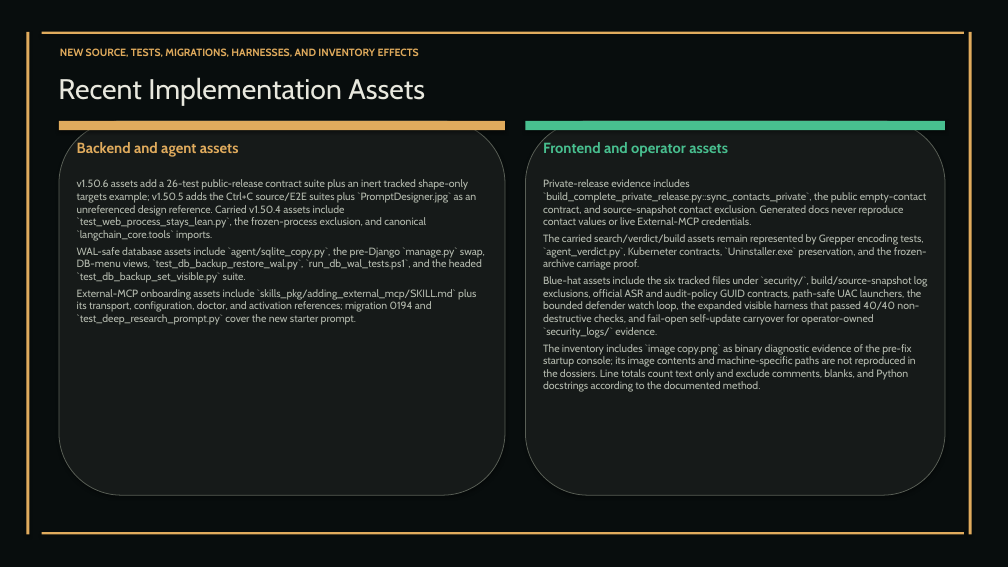
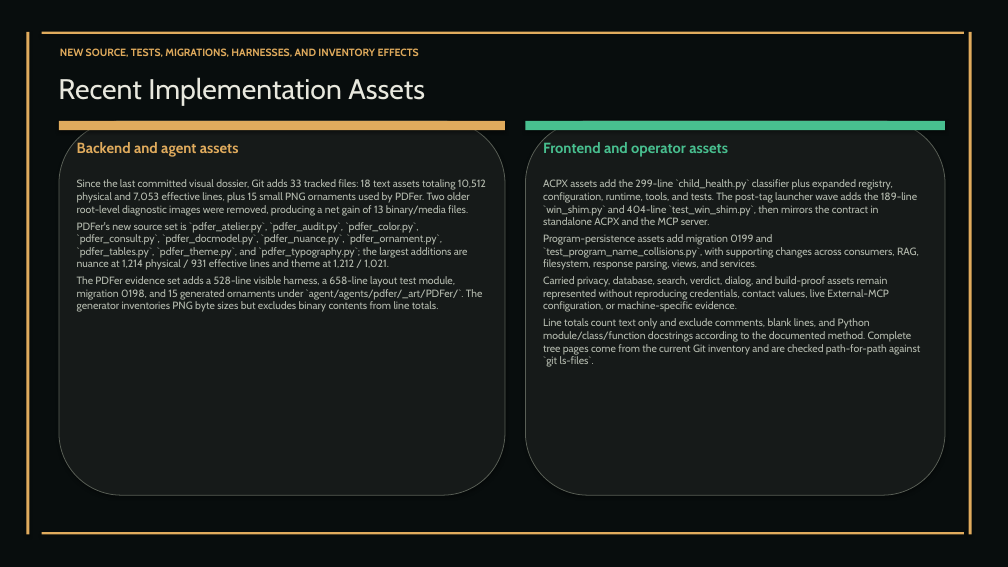
Before and after one commit to XAIHT/Tlamatini, a slide deck: slide 36 of Tlamatini_eXtended_Artificial_Intelligence_Humanly_Tempered.pptx. Drawn at 1008x567 pixels with LibreOffice and Linux fonts; fonts in the diff are those of the drawing. Boxes give left, top, right and bottom in pixels: in the first picture for what was removed or moved away, otherwise in the second. Text is boxed around its words. In the diff, an @@ line names an element or a change of style, - is before the commit and + after.

Commit message:
Updating visual and non-visual documentation, by Tlamatini's-AutoBot.

```diff
--- a/Tlamatini_eXtended_Artificial_Intelligence_Humanly_Tempered.pptx
+++ b/Tlamatini_eXtended_Artificial_Intelligence_Humanly_Tempered.pptx
@@ text at [77, 179, 486, 312]: text changed @@
-v1.50.6 assets add a 26-test public-release contract suite plus an inert tracked shape-only targets example; v1.50.5 adds the Ctrl+C source/E2E suites plus `PromptDesigner.jpg` as an unreferenced design reference. Carried v1.50.4 assets include `test_web_process_stays_lean.py`, the frozen-process exclusion, and canonical `langchain_core.tools` imports.
-WAL-safe database assets include `agent/sqlite_copy.py`, the pre-Django `manage.py` swap, DB-menu views, `test_db_backup_restore_wal.py`, `run_db_wal_tests.ps1`, and the headed `test_db_backup_set_visible.py` suite.
-External-MCP onboarding assets include `skills_pkg/adding_external_mcp/SKILL.md` plus its transport, configuration, doctor, and activation references; migration 0194 and `test_deep_research_prompt.py` cover the new starter prompt.
+Since the last committed visual dossier, Git adds 33 tracked files: 18 text assets totaling 10,512 physical and 7,053 effective lines, plus 15 small PNG ornaments used by PDFer. Two older root-level diagnostic images were removed, producing a net gain of 13 binary/media files.
+PDFer's new source set is `pdfer_atelier.py`, `pdfer_audit.py`, `pdfer_color.py`, `pdfer_consult.py`, `pdfer_docmodel.py`, `pdfer_nuance.py`, `pdfer_ornament.py`, `pdfer_tables.py`, `pdfer_theme.py`, and `pdfer_typography.py`; the largest additions are nuance at 1,214 physical / 931 effective lines and theme at 1,212 / 1,021.
+The PDFer evidence set adds a 528-line visible harness, a 658-line layout test module, migration 0198, and 15 generated ornaments under `agent/agents/pdfer/_art/PDFer/`. The generator inventories PNG byte sizes but excludes binary contents from line totals.
@@ text at [543, 179, 920, 367]: text changed @@
-Private-release evidence includes `build_complete_private_release.py::sync_contacts_private`, the public empty-contact contract, and source-snapshot contact exclusion. Generated docs never reproduce contact values or live External-MCP credentials.
-The carried search/verdict/build assets remain represented by Grepper encoding tests, `agent_verdict.py`, Kuberneter contracts, `Uninstaller.exe` preservation, and the frozen-archive carriage proof.
-Blue-hat assets include the six tracked files under `security/`, build/source-snapshot log exclusions, official ASR and audit-policy GUID contracts, path-safe UAC launchers, the bounded defender watch loop, the expanded visible harness that passed 40/40 non-destructive checks, and fail-open self-update carryover for operator-owned `security_logs/` evidence.
-The inventory includes `image copy.png` as binary diagnostic evidence of the pre-fix startup console; its image contents and machine-specific paths are not reproduced in the dossiers. Line totals count text only and exclude comments, blanks, and Python docstrings according to the documented method.
+ACPX assets add the 299-line `child_health.py` classifier plus expanded registry, configuration, runtime, tools, and tests. The post-tag launcher wave adds the 189-line `win_shim.py` and 404-line `test_win_shim.py`, then mirrors the contract in standalone ACPX and the MCP server.
+Program-persistence assets add migration 0199 and `test_program_name_collisions.py`, with supporting changes across consumers, RAG, filesystem, response parsing, views, and services.
+Carried privacy, database, search, verdict, dialog, and build-proof assets remain represented without reproducing credentials, contact values, live External-MCP configuration, or machine-specific evidence.
+Line totals count text only and exclude comments, blank lines, and Python module/class/function docstrings according to the documented method. Complete tree pages come from the current Git inventory and are checked path-for-path against `git ls-files`.
```
Also in this commit, not shown: 58 other slides changed, 4 slides added, 2 slides removed, 4 other files.
